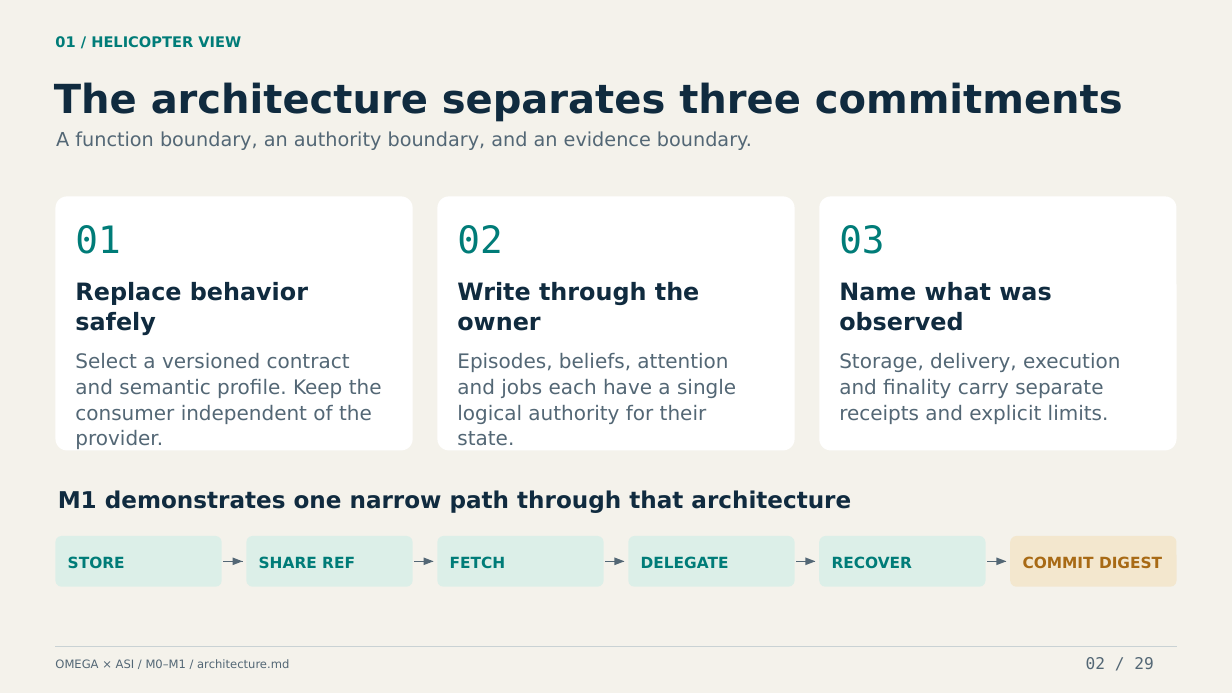
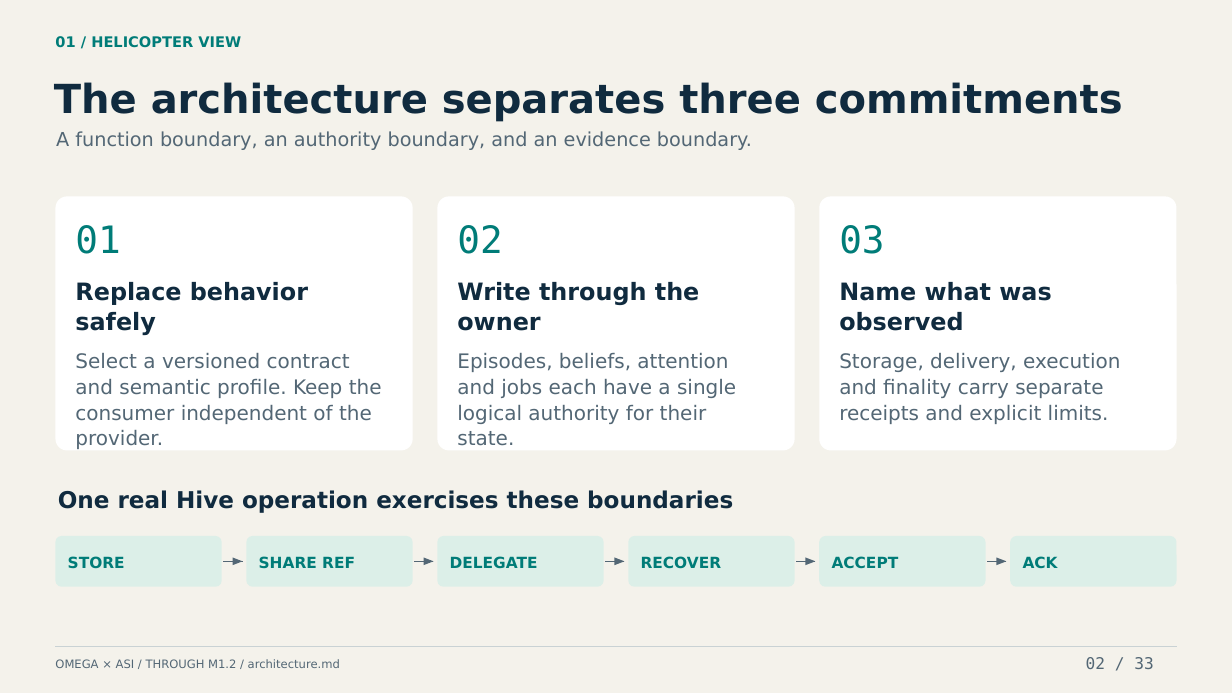
Before and after one commit to machieke/fusion-module-interfaces, a slide deck: slide 2 of docs/presentation/omega-asi-module-interfaces.pptx. Drawn at 1232x693 pixels with LibreOffice and Linux fonts; fonts in the diff are those of the drawing. Boxes give left, top, right and bottom in pixels: in the first picture for what was removed or moved away, otherwise in the second. Text is boxed around its words. In the diff, an @@ line names an element or a change of style, - is before the commit and + after.

Commit message:
Update conference presentation through M1.2 native Hive integration

```diff
--- a/docs/presentation/omega-asi-module-interfaces.pptx
+++ b/docs/presentation/omega-asi-module-interfaces.pptx
@@ text at box(58, 490, 733, 513): text changed @@
-M1 demonstrates one narrow path through that architecture
+One real Hive operation exercises these boundaries
@@ rounded rectangle at box(1010, 536, 1177, 587): fill #F3E7CE to #DCEFE8 @@
@@ text at box(450, 556, 538, 569): text changed @@
-FETCH
+DELEGATE
@@ text at box(641, 556, 722, 569): text changed @@
-DELEGATE
+RECOVER
@@ text at box(832, 556, 899, 569): text changed @@
-RECOVER
+ACCEPT
@@ text at box(1023, 556, 1058, 568): text changed; text colour #A86A15 to #007C78 @@
-COMMIT DIGEST
+ACK
@@ text at box(55, 659, 340, 668): text changed @@
-OMEGA × ASI / M0–M1 / architecture.md
+OMEGA × ASI / THROUGH M1.2 / architecture.md
@@ text at box(1086, 657, 1153, 669): text changed @@
-02 / 29
+02 / 33
```
Also in this commit, not shown: 10 other slides changed, 22 slides added, 18 slides removed, 40 other files.
